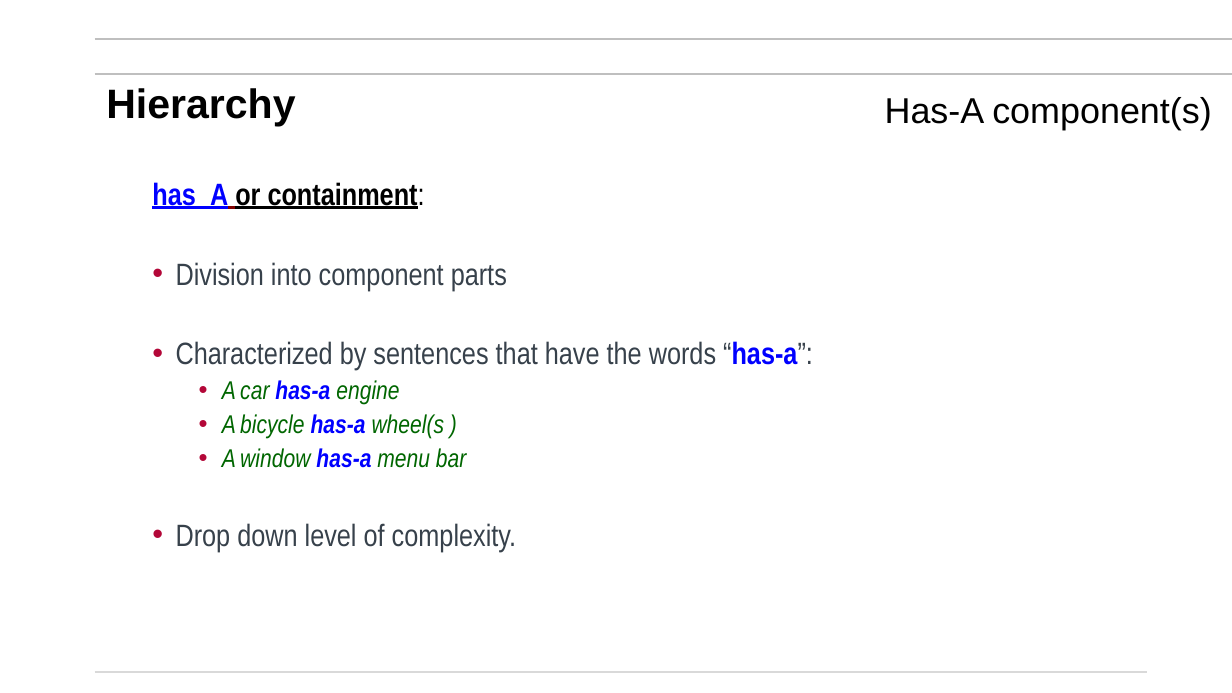
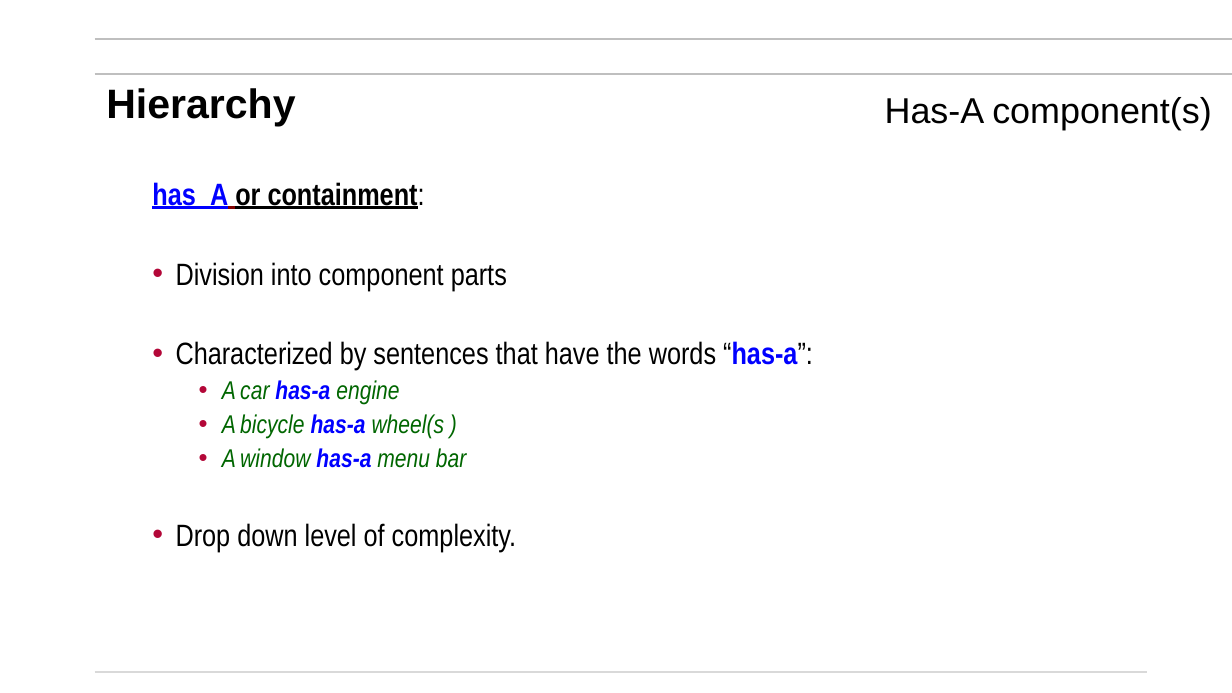
Before and after one commit to mikegrace2/CSEN160-Fall2026-Course-Website, a slide deck: slide 36 of lectures/Week02_ObjectOriented/1_ObjectOriented_V4.pptx (slide 37 before the commit). Drawn at 1232x693 pixels with LibreOffice and Linux fonts; fonts in the diff are those of the drawing; background and template pictures are left out. Boxes give left, top, right and bottom in pixels: in the first picture for what was removed or moved away, otherwise in the second. Text is boxed around its words. In the diff, an @@ line names an element or a change of style, - is before the commit and + after.

```diff
--- a/lectures/Week02_ObjectOriented/1_ObjectOriented_V4.pptx
+++ b/lectures/Week02_ObjectOriented/1_ObjectOriented_V4.pptx
@@ text at bbox=[176, 262, 813, 552]: text colour #37414B to #000000 in "Division into component parts", "Characterized by sentences that have the words ...", "Drop down level of complexity." @@
```
Also in this commit, not shown: 9 other slides changed, 1 other file.
